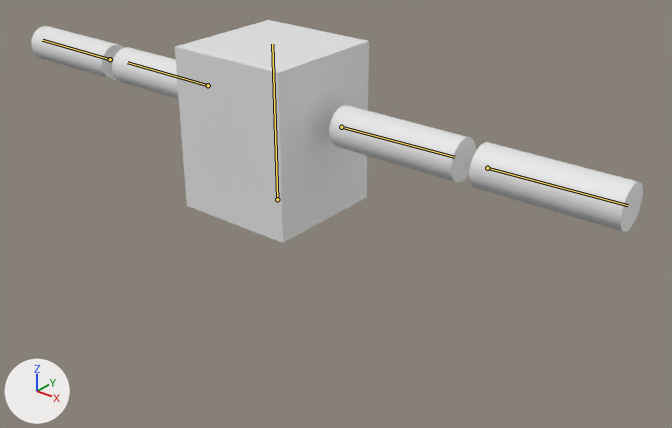
One commit to the Blender file Blender/CubeReed/CubeReed.blend: the scene before it, then after it.
Rendered twice from a 50 mm camera at (1.96, -2.13, 2.36) aimed at (0.23, 0.03, 1.02). Lighting does not change. The marker at lower left points along +X, +Y and +Z. The first picture is the older version. The bones that bend it are drawn over the model as lines.

Names of what the first picture shows: 'CubeReed'.
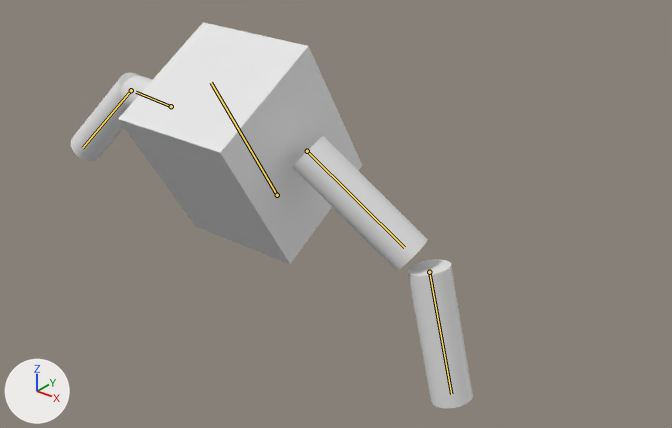
Commit message: Falling animation

The newer file adds an action. The first version stands in its rest pose; the second is drawn at frame 0 of the action 'Falling'.

What differs and where, as boxes [x1, y1, x2, y2] in the pictures (672 x 428 px):
'CubeReed', posed (34% narrower, 73% taller)
    before: [31, 20, 643, 243]
    after: [71, 22, 473, 408]
bone 'Bone_body', root to tip
    before: (277, 199) to (272, 44)
    after: (277, 195) to (211, 82)
bone 'Bone_UA_L', root to tip
    before: (341, 127) to (454, 157)
    after: (307, 151) to (404, 247)
bone 'Bone_LA_L', root to tip
    before: (487, 168) to (628, 205)
    after: (429, 272) to (451, 394)
bone 'Bone_UA_R', root to tip
    before: (208, 85) to (127, 62)
    after: (171, 106) to (136, 92)
bone 'Bone_LA_R', root to tip
    before: (110, 59) to (42, 40)
    after: (131, 90) to (82, 148)

The change, as a diff of the scene's bpy script:
```diff
--- a/Blender/CubeReed/CubeReed.blend.py
+++ b/Blender/CubeReed/CubeReed.blend.py
@@ bone_bone_body @@
 bone_bone_body = bpy.data.objects['Armature'].pose.bones['Bone_body']
-bone_bone_body.location = (0.0, 0.0, 0.0)
-bone_bone_body.rotation_quaternion = (1.0, 0.0, 0.0, 0.0)  # degrees (0, 0, 0)
+bone_bone_body.location = (0.0, 0.017, 0.0)
+bone_bone_body.rotation_quaternion = (0.965, 0.0, 0.0, 0.264)  # degrees (0, 0, 31)
@@ bone_bone_ua_l @@
 bone_bone_ua_l = bpy.data.objects['Armature'].pose.bones['Bone_UA_L']  # child of 'Bone_body'
-bone_bone_ua_l.rotation_quaternion = (1.0, 0.0, 0.0, 0.0)  # degrees (0, 0, 0)
+bone_bone_ua_l.rotation_quaternion = (0.929, -0.364, -0.048, -0.054)  # degrees (-43, -7, -4)
@@ bone_bone_la_l @@
 bone_bone_la_l = bpy.data.objects['Armature'].pose.bones['Bone_LA_L']  # child of 'Bone_UA_L'
-bone_bone_la_l.rotation_quaternion = (1.0, 0.0, 0.0, 0.0)  # degrees (0, 0, 0)
+bone_bone_la_l.rotation_quaternion = (0.95, -0.244, -0.021, -0.193)  # degrees (-27, -8, -21)
@@ bone_bone_ua_r @@
 bone_bone_ua_r = bpy.data.objects['Armature'].pose.bones['Bone_UA_R']  # child of 'Bone_body'
-bone_bone_ua_r.rotation_quaternion = (1.0, 0.0, 0.0, 0.0)  # degrees (0, 0, 0)
+bone_bone_ua_r.rotation_quaternion = (0.97, 0.195, -0.091, 0.112)  # degrees (22, -13, 11)
@@ bone_bone_la_r @@
 bone_bone_la_r = bpy.data.objects['Armature'].pose.bones['Bone_LA_R']  # child of 'Bone_UA_R'
-bone_bone_la_r.rotation_quaternion = (1.0, 0.0, 0.0, 0.0)  # degrees (0, 0, 0)
+bone_bone_la_r.rotation_quaternion = (0.926, 0.107, 0.036, -0.361)  # degrees (10, 8, -42)
```
